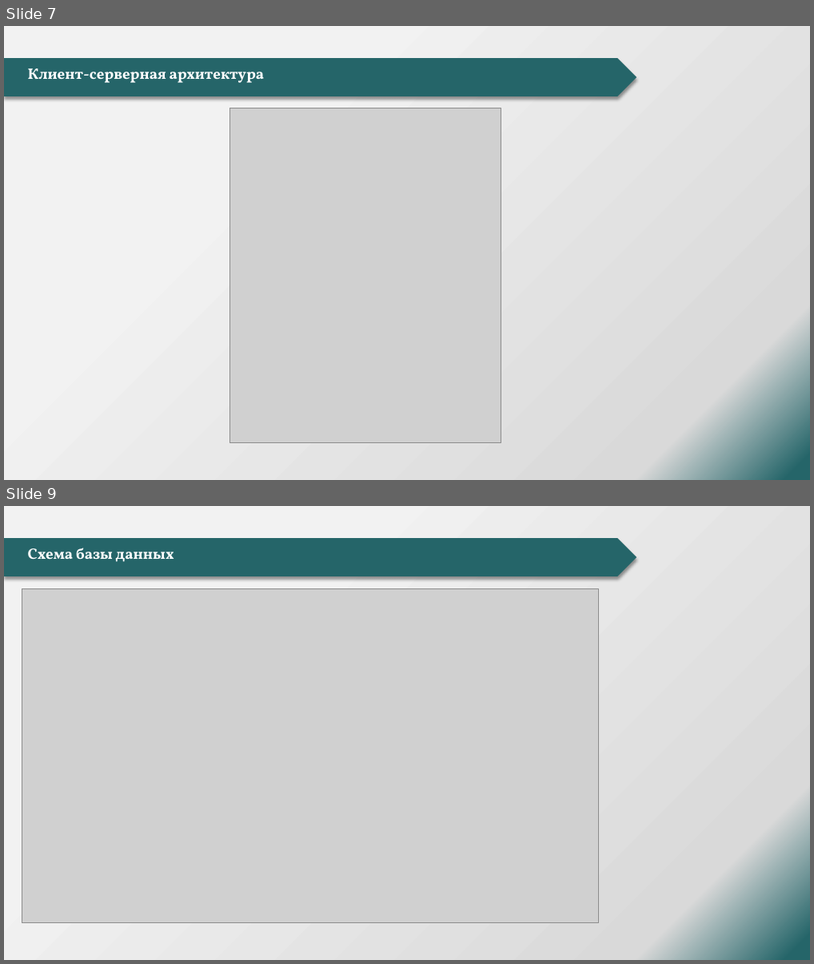
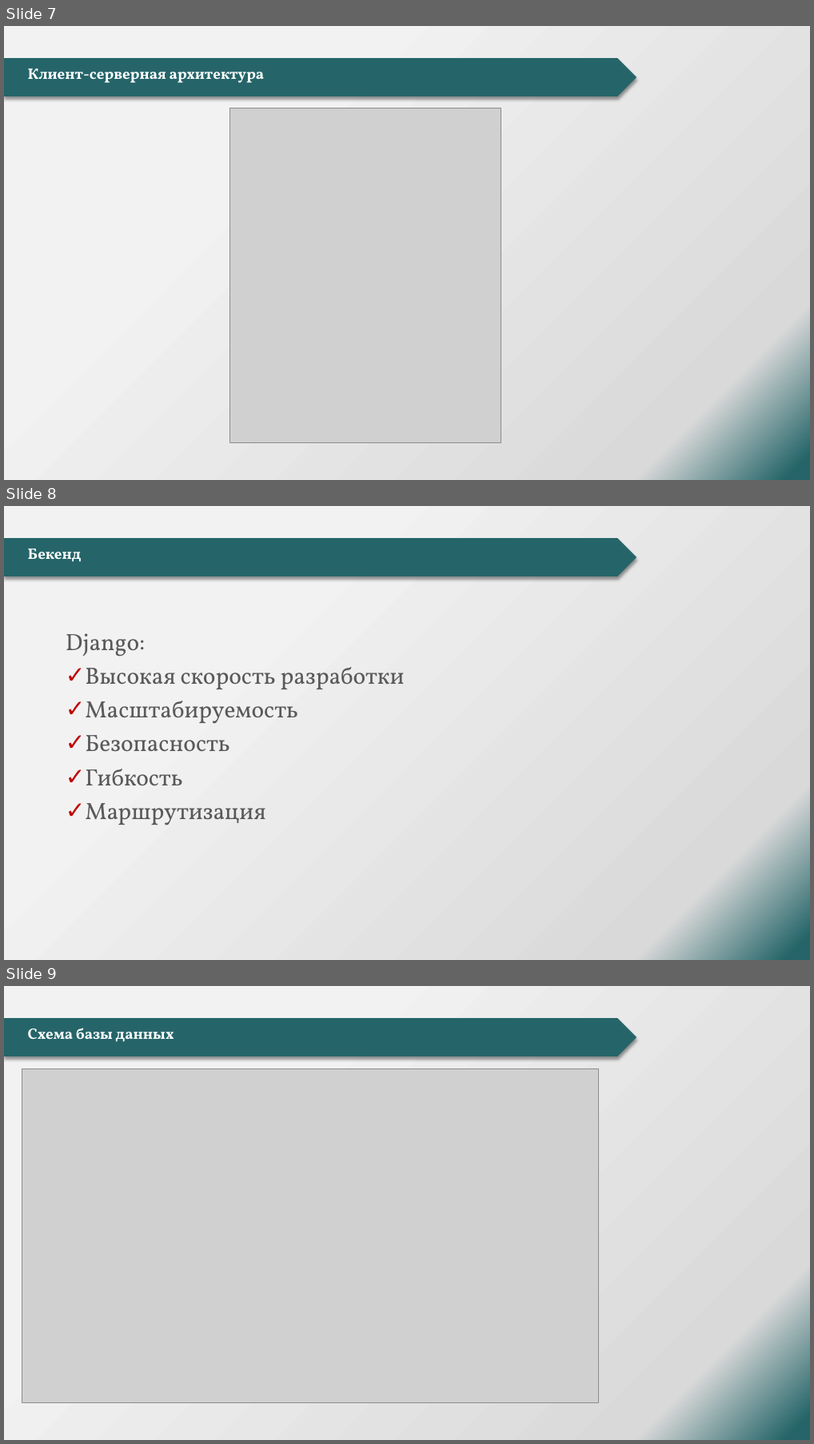
Before and after one commit to ALKOTS/Diplom, a slide deck: Доки/Данилин А.А.pptx. Shown one above the other, each under a label of ours: slides 7 and 9 before the commit, slides 7, 8 and 9 after it; the slides between them are not shown. The pictures are 814x964 and 814x1444 pixels, drawn with LibreOffice and Linux fonts; fonts in the diff are those of the drawing; grey boxes stand for pictures; background and template pictures are left out. Boxes give left, top, right and bottom in pixels: in the first picture for what was removed or moved away, otherwise in the second. Text is boxed around its words. In the diff, an @@ line names an element or a change of style, - is before the commit and + after.

```diff
--- a/Доки/Данилин А.А.pptx
+++ b/Доки/Данилин А.А.pptx
@@ slide 8 added at bbox=[4, 506, 810, 960], background gradient #F2F2F2 to #D9D9D9 to #256569; not listed: 1 template element that a slide beside it also shows @@
@@ title added at bbox=[28, 548, 82, 562], 18 pt, text #FFFFFF, bold @@
+Бекенд
@@ text added at bbox=[66, 633, 405, 824], 28 pt, text #595959 @@
+Django:
+✓ Высокая скорость разработки
+✓ Масштабируемость
+✓ Безопасность
+✓ Гибкость
+✓ Маршрутизация
```
Also in this commit, not shown: 1 other slide added, 2 slides removed.
